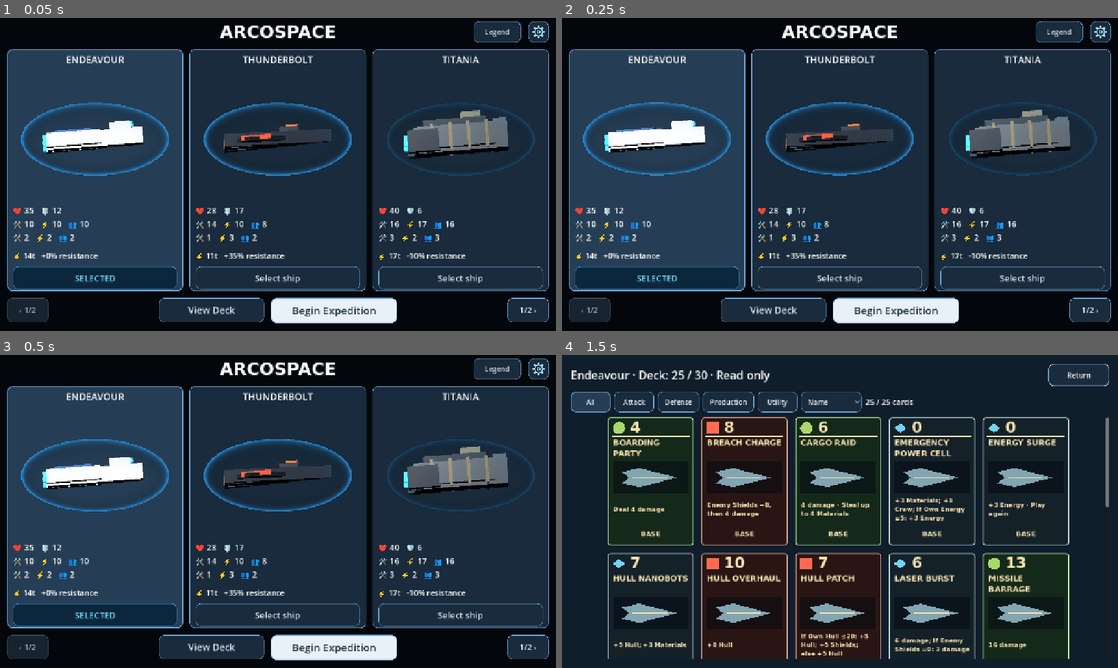
Above: before the commit, frames 1-4 (two rows, left to right).
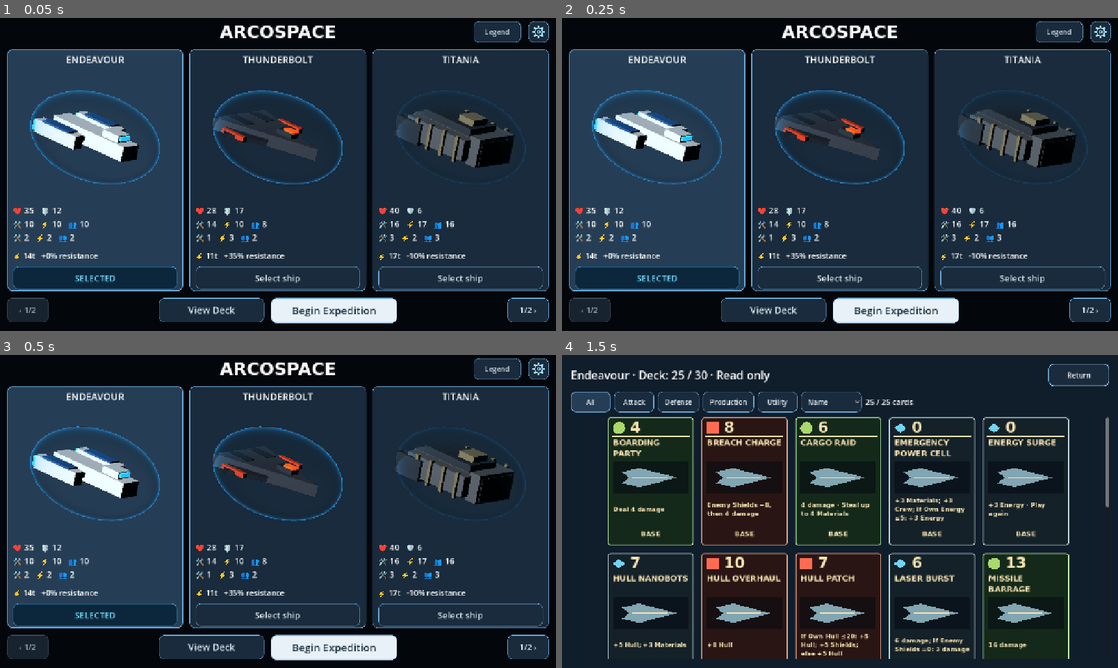
Above: after the commit, the same moments.

Repository: RPGMaster2000/arcospace
Game: Godot game, scene res://scenes/battle_setup.tscn
The game is run twice, just before and just after one commit, with the same random seed, the same clock (stepped at 60 frames per second) and the same inputs. Sound files missing from this copy of the repository are replaced by a short silence.
Inputs:
- Up to frame 1 (0.05 s): no input
- Up to frame 2 (0.25 s): no input
- Up to frame 3 (0.5 s): no input
- Up to frame 4 (1.5 s): click "Begin Expedition" at 0.5 s; click "Deck" at 1.25 s

The runs differ from the first frame. In frame 1, 7.9% of the frame differs, in the area x 3-97%, y 23-54%; in frame 2, 7.9%; in frame 3, 7.9%; in frame 4, nothing differs.

Commit message:
Speed up animated backgrounds and angle menu ship previews
Double ion storm and nebula animation speeds. Use an elevated orthographic camera for all main-menu ships, preserving combat framing.

Validated ship model framing, 1854 ship profile checks with rendered menu screenshots, and 226 battlefield environment checks.

Diff:
--- a/scenes/battlefield_ion_storm.tscn
+++ b/scenes/battlefield_ion_storm.tscn
@@ -37,7 +37,7 @@
 shader_parameter/cloud_color = Color(0.18, 0.06, 0.42, 1)
 shader_parameter/accent_color = Color(0.1, 0.37, 0.66, 1)
 shader_parameter/cloud_intensity = 0.58
-shader_parameter/animation_speed = 0.018
+shader_parameter/animation_speed = 0.036
 shader_parameter/variation_seed = 15.0
 shader_parameter/streak_intensity = 0.5
 shader_parameter/rift_intensity = 0.0
--- a/scenes/battlefield_nebula.tscn
+++ b/scenes/battlefield_nebula.tscn
@@ -37,7 +37,7 @@
 shader_parameter/cloud_color = Color(0.06, 0.32, 0.28, 1)
 shader_parameter/accent_color = Color(0.38, 0.12, 0.26, 1)
 shader_parameter/cloud_intensity = 0.8
-shader_parameter/animation_speed = 0.008
+shader_parameter/animation_speed = 0.016
 shader_parameter/variation_seed = 11.0
 shader_parameter/streak_intensity = 0.0
 shader_parameter/rift_intensity = 0.0
--- a/scripts/battle_setup.gd
+++ b/scripts/battle_setup.gd
@@ -5,6 +5,8 @@
 const Ships = preload("res://scripts/ships/ship_library.gd")
 const Presentation = preload("res://scripts/ui/encounter_presentation.gd")
 @export var preview_model: PackedScene = preload("res://scenes/ship_3d.tscn")
+## Elevated orthographic view for the main-menu ship previews.
+@export var preview_camera_position: Vector3 = Vector3(7, 7, 7)
 var initial_settings: Dictionary = {}
 var selected_ship: int = 0
 var deck_viewer: CanvasLayer
@@ -94,6 +96,9 @@
 
 
 func _preview(viewport: SubViewport, data: Resource) -> void:
+	var camera: Camera3D = viewport.get_node("Camera")
+	camera.position = preview_camera_position
+	camera.look_at(Vector3.ZERO)
 	var model = (data.model_scene if data.model_scene != null else preview_model).instantiate()
 	viewport.add_child(model)
 	model.set_hull_color(data.hull_color)
